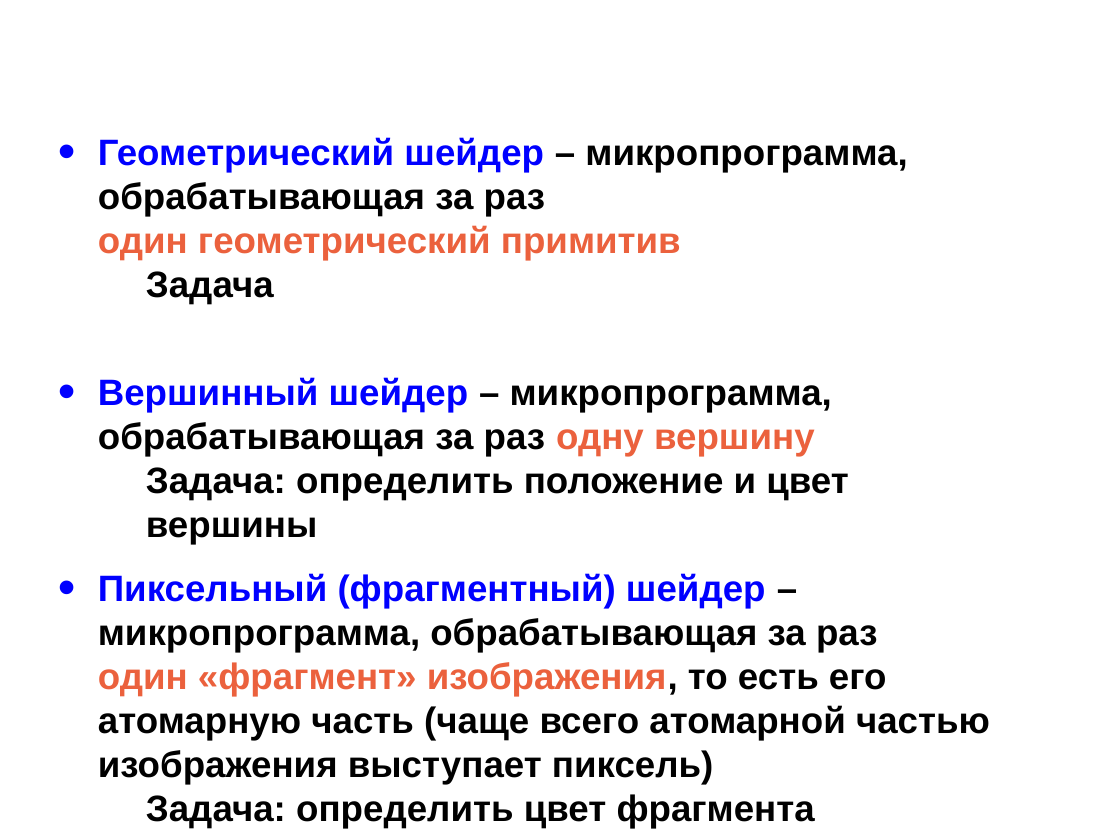
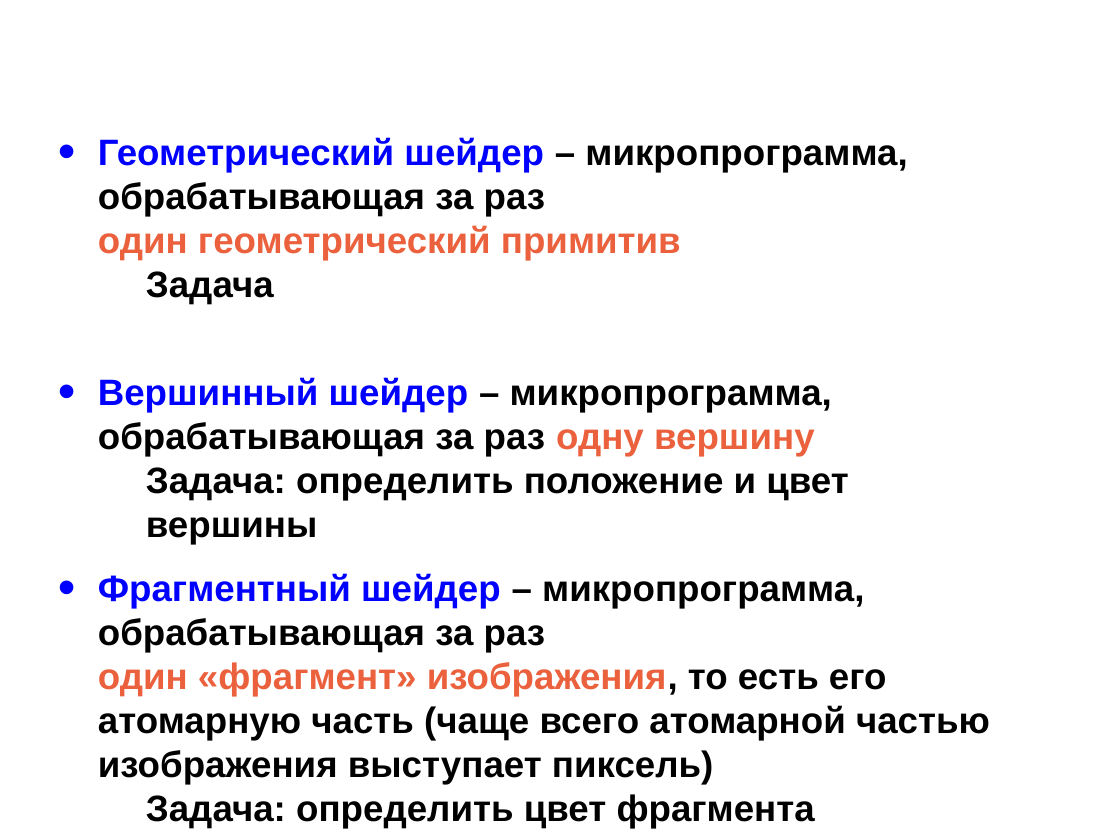
Before and after one commit to icosaeder/cg-lect, a slide deck: slide 10 of Лекции/Лекция 4/Лекция №4.odp. Drawn at 1120x840 pixels with LibreOffice and Linux fonts; fonts in the diff are those of the drawing; background and template pictures are left out. Boxes give left, top, right and bottom in pixels: in the first picture for what was removed or moved away, otherwise in the second. Text is boxed around its words. In the diff, an @@ line names an element or a change of style, - is before the commit and + after.

Commit message:
update lectures 3,4,5,6

```diff
--- a/Лекции/Лекция 4/Лекция №4.odp
+++ b/Лекции/Лекция 4/Лекция №4.odp
@@ text at box(98, 573, 990, 785): text changed @@
-• Пиксельный (фрагментный) шейдер – микропрограмма, обрабатывающая за раз
-  один «фрагмент» изображения, то есть его атомарную часть (чаще всего атомарной частью изображения выступает пиксель)
+• Фрагментный шейдер – микропрограмма, обрабатывающая за раз
+  один «фрагмент» изображения, то есть его атомарную часть (чаще всего атомарной частью изображения выступает пиксель)
```
Also in this commit, not shown: 1 slide added, 1 slide removed, 8 other files.
